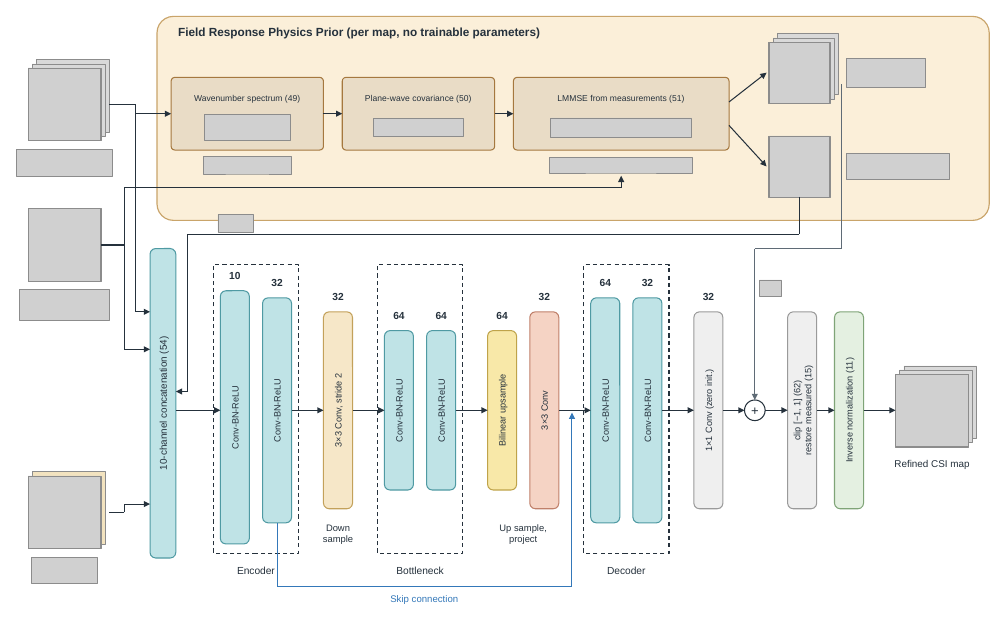
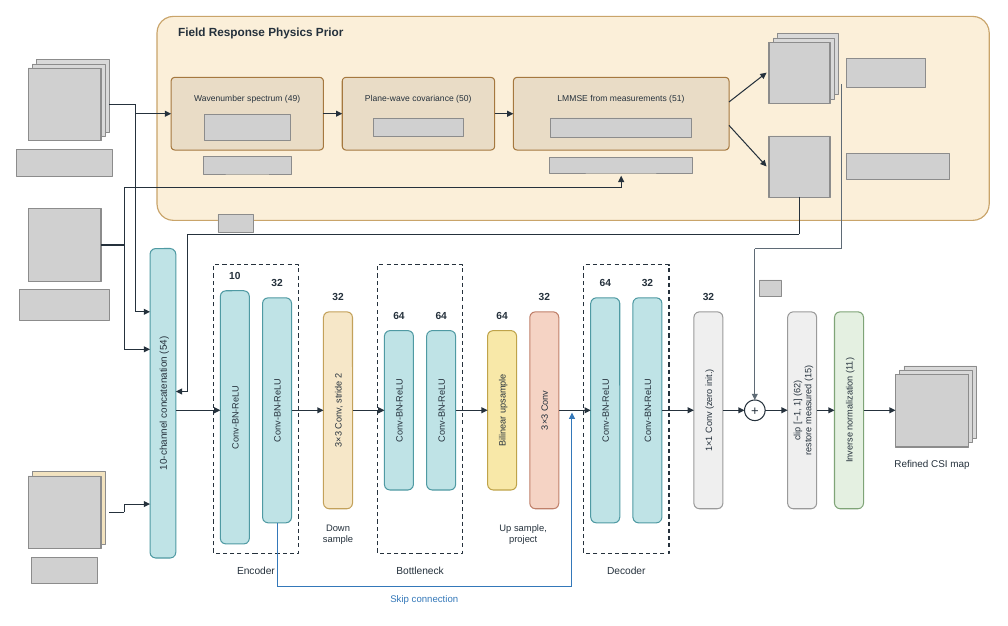
Before and after one commit to elton-coding/PIDR-Claude, a slide deck: slide 1 of paper/figures/pinn_refiner_architecture.pptx. Drawn at 1008x626 pixels with LibreOffice and Linux fonts; fonts in the diff are those of the drawing; grey boxes stand for pictures; background and template pictures are left out. Boxes give left, top, right and bottom in pixels: in the first picture for what was removed or moved away, otherwise in the second. Text is boxed around its words. In the diff, an @@ line names an element or a change of style, - is before the commit and + after.

```diff
--- a/paper/figures/pinn_refiner_architecture.pptx
+++ b/paper/figures/pinn_refiner_architecture.pptx
@@ text at bbox=[178, 27, 343, 38]: text changed @@
-Field Response Physics Prior (per map, no trainable parameters)
+Field Response Physics Prior
```
Also in this commit, not shown: 3 other files.
